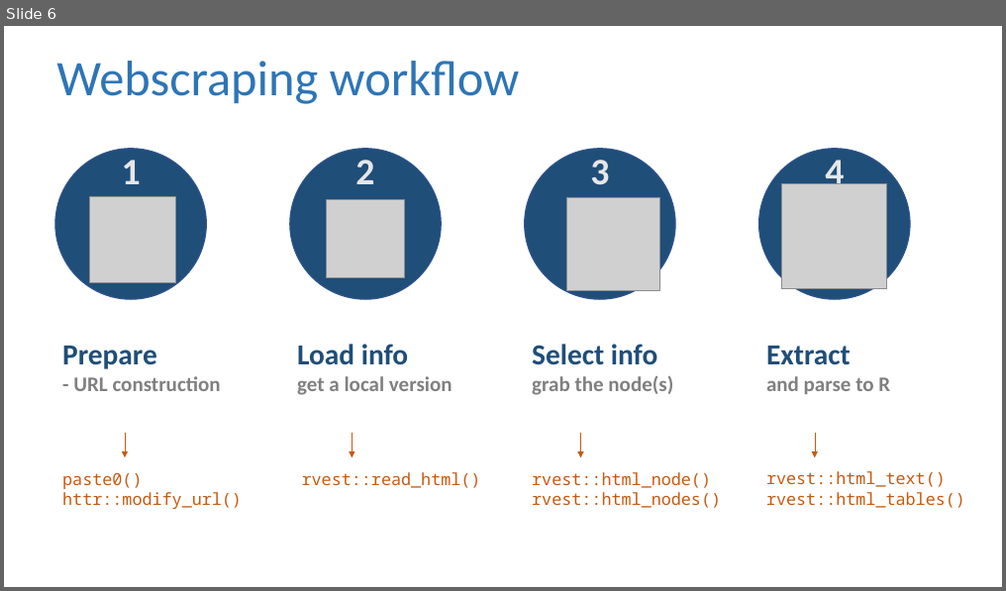
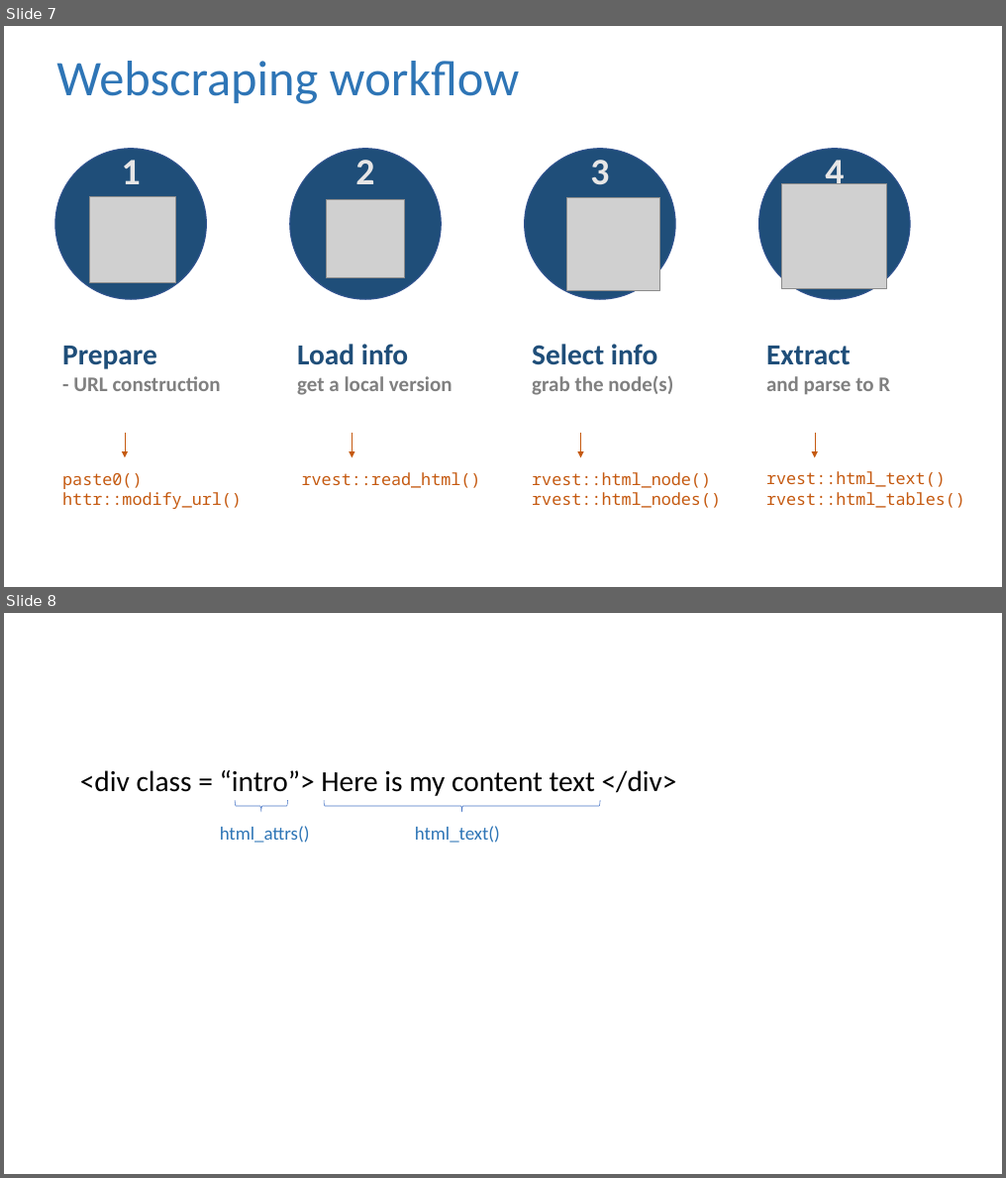
Before and after one commit to suzanbaert/2018_RLadiesWorkshop_API_Webscraping, a slide deck: images/Images_pptx.pptx. Shown one above the other, each under a label of ours: slide 6 before the commit, slides 7 and 8 after it. The pictures are 1006x591 and 1006x1178 pixels, drawn with LibreOffice and Linux fonts; fonts in the diff are those of the drawing; grey boxes stand for pictures. Boxes give left, top, right and bottom in pixels: in the first picture for what was removed or moved away, otherwise in the second. Text is boxed around its words. In the diff, an @@ line names an element or a change of style, - is before the commit and + after.

```diff
--- a/images/Images_pptx.pptx
+++ b/images/Images_pptx.pptx
@@ slide 8 added at bbox=[4, 613, 1002, 1174], background #FFFFFF @@
@@ text added at bbox=[80, 770, 677, 796], 28 pt, text #000000 @@
+<div class = “intro”> Here is my content text </div>
@@ right brace added at bbox=[235, 800, 288, 813], outline #4472C4 0.5 pt @@
@@ right brace added at bbox=[324, 800, 600, 812], outline #4472C4 0.5 pt @@
@@ text added at bbox=[220, 826, 310, 843], 18 pt, text #2E75B6 @@
+html_attrs()
@@ text added at bbox=[415, 826, 500, 843], 18 pt, text #2E75B6 @@
+html_text()
@@ what was slide 6 is now slide 7 @@
```
Also in this commit, not shown: 1 slide changed, 1 other slide added, 1 slide removed, 13 other files.
